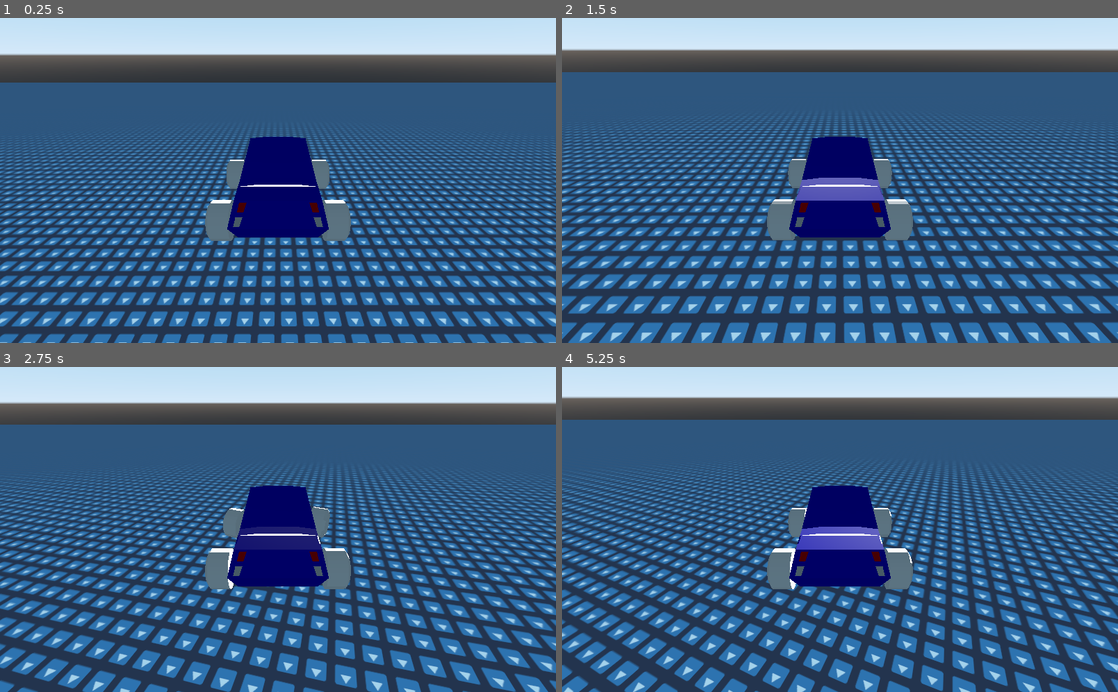
Above: before the commit, frames 1-4 (two rows, left to right).
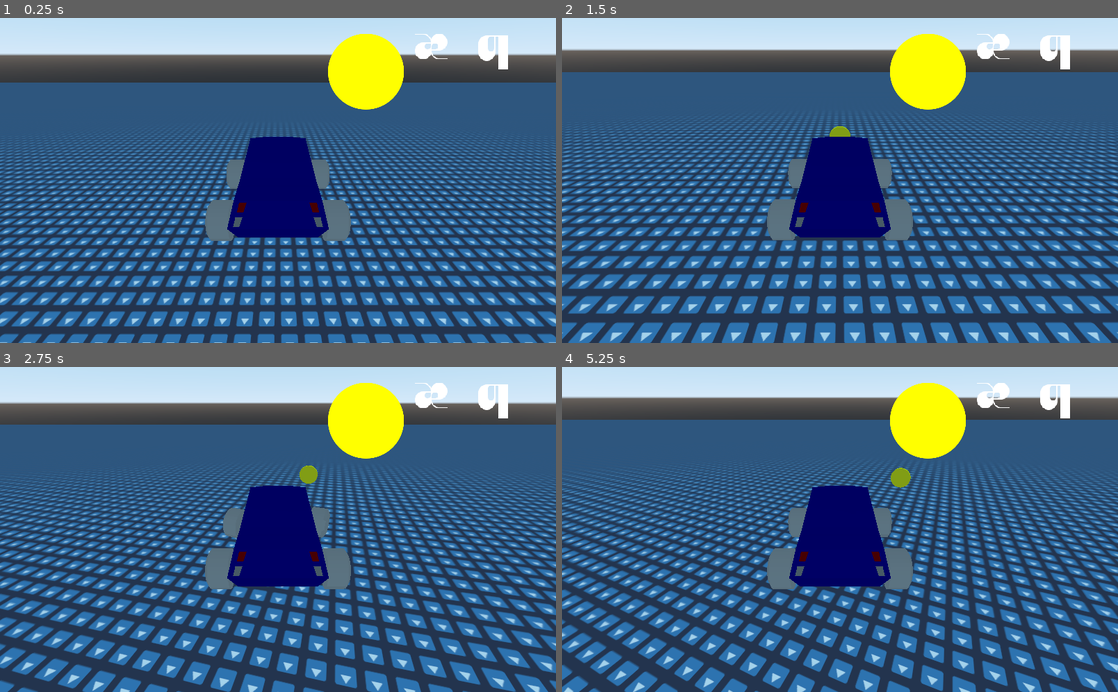
Above: after the commit, the same moments.

Repository: hubahuba2016/GodotGame
Game: Godot game, scene res://game.tscn
Same seed, same stepped clock (60 frames per second), same inputs: the game is played once before the commit and once after it. The engine's default icon, where the game draws it, is replaced by a stand-in: a white triangle on a blue panel in a dark square.
Inputs:
- Up to frame 1 (0.25 s): no input
- Up to frame 2 (1.5 s): hold D (right) 0.53-1.28 s; hold S (back) from 1.28 s (still down)
- Up to frame 3 (2.75 s): release S (back) at 2.03 s; hold D (right) from 2.03 s (still down)
- Up to frame 4 (5.25 s): release D (right) at 2.78 s; hold W (forward) 2.78-3.53 s; hold A (left) 3.53-5.03 s; hold S (back) from 5.03 s (still down)

The runs differ from the first frame. In frame 1, 3.3% of the frame differs, in the area x 37-92%, y 4-58%; in frame 2, 4.4%; in frame 3, 4.2%; in frame 4, 4.5%, in the area x 37-92%, y 4-69%.

Commit message:
adding fonts and coin hud

Diff:
--- a/coin.tscn
+++ b/coin.tscn
@@ -18,6 +18,9 @@
 "vertex_count": 236
 }
 
+[sub_resource type="SpatialMaterial" id=3]
+albedo_color = Color( 1, 0.984314, 0, 1 )
+
 [sub_resource type="CylinderShape" id=2]
 
 [node name="coin" type="Area"]
@@ -27,6 +30,7 @@
 [node name="coinmesh" type="MeshInstance" parent="RootNode"]
 transform = Transform( 100, 0, 0, 0, 100, 0, 0, 0, 11.0005, 0, 0, 0 )
 mesh = SubResource( 1 )
+material/0 = SubResource( 3 )
 
 [node name="CollisionShape" type="CollisionShape" parent="."]
 transform = Transform( 1, 0, 0, 0, -4.37114e-09, -1, 0, 0.1, -4.37114e-08, 0, 0, 0 )
--- a/game.tscn
+++ b/game.tscn
@@ -1,9 +1,12 @@
-[gd_scene load_steps=9 format=2]
+[gd_scene load_steps=14 format=2]
 
 [ext_resource path="res://icon.png" type="Texture" id=1]
 [ext_resource path="res://Car.gd" type="Script" id=2]
 [ext_resource path="res://Models/carbody.fbx" type="PackedScene" id=3]
 [ext_resource path="res://Models/carwheel.fbx" type="PackedScene" id=4]
+[ext_resource path="res://coin.tscn" type="PackedScene" id=5]
+[ext_resource path="res://Fonts/crescent.ttf" type="DynamicFontData" id=6]
+[ext_resource path="res://Drawing/coin.png" type="Texture" id=7]
 
 [sub_resource type="SpatialMaterial" id=1]
 flags_world_triplanar = true
@@ -19,6 +22,14 @@
 
 [sub_resource type="ConvexPolygonShape" id=5]
 points = PoolVector3Array( -0.7225, -0.25, -1.43083, 0.694167, 0.25, 1.37472, -0.694167, 0.25, 1.37472, 0.7225, -0.25, 1.43083, 0.694167, 0.25, -1.37472, -0.7225, -0.25, 1.43083, 0.7225, -0.25, -1.43083, -0.694167, 0.25, -1.37472 )
+
+[sub_resource type="DynamicFont" id=6]
+size = 70
+font_data = ExtResource( 6 )
+
+[sub_resource type="DynamicFont" id=7]
+size = 70
+font_data = ExtResource( 6 )
 
 [node name="game" type="Spatial"]
 
@@ -88,8 +99,34 @@
 [node name="Camera" type="Camera" parent="Car"]
 transform = Transform( -1, 4.17092e-08, -7.68315e-08, 0, 0.87885, 0.477097, 8.74228e-08, 0.477097, -0.87885, 0, 6.35541, -11.7795 )
 
-[node name="DirectionalLight" type="DirectionalLight" parent="."]
-transform = Transform( 1, 0, 0, 0, 1, 0, 0, 0, 1, 22.0149, 36.5489, 17.8245 )
-light_energy = 100.0
+[node name="coins" type="Spatial" parent="."]
 
-[node name="Spatial" type="Spatial" parent="."]
+[node name="coin" parent="coins" instance=ExtResource( 5 )]
+transform = Transform( 1, 0, 0, 0, 1, 0, 0, 0, 1, 0, 1.66586, 9.28131 )
+
+[node name="Control" type="Control" parent="."]
+margin_right = 1280.0
+margin_bottom = 720.0
+
+[node name="Sprite" type="Sprite" parent="Control"]
+position = Vector2( 674, 99 )
+scale = Vector2( 0.37037, 0.37037 )
+texture = ExtResource( 7 )
+
+[node name="Label" type="Label" parent="Control"]
+margin_left = 764.0
+margin_top = 21.0
+margin_right = 861.0
+margin_bottom = 182.0
+custom_fonts/font = SubResource( 6 )
+text = "x
+"
+valign = 1
+
+[node name="Label2" type="Label" parent="Control"]
+margin_left = 881.0
+margin_top = 24.0
+margin_right = 1107.0
+margin_bottom = 227.0
+custom_fonts/font = SubResource( 7 )
+text = "Q"
Binary file added: Fonts/MintSansBold.otf
Binary file added: Fonts/MintSansExtraLight.otf
Binary file added: Fonts/crescent.ttf
Not shown: 1 places in coin.tscn that only renumber resources
